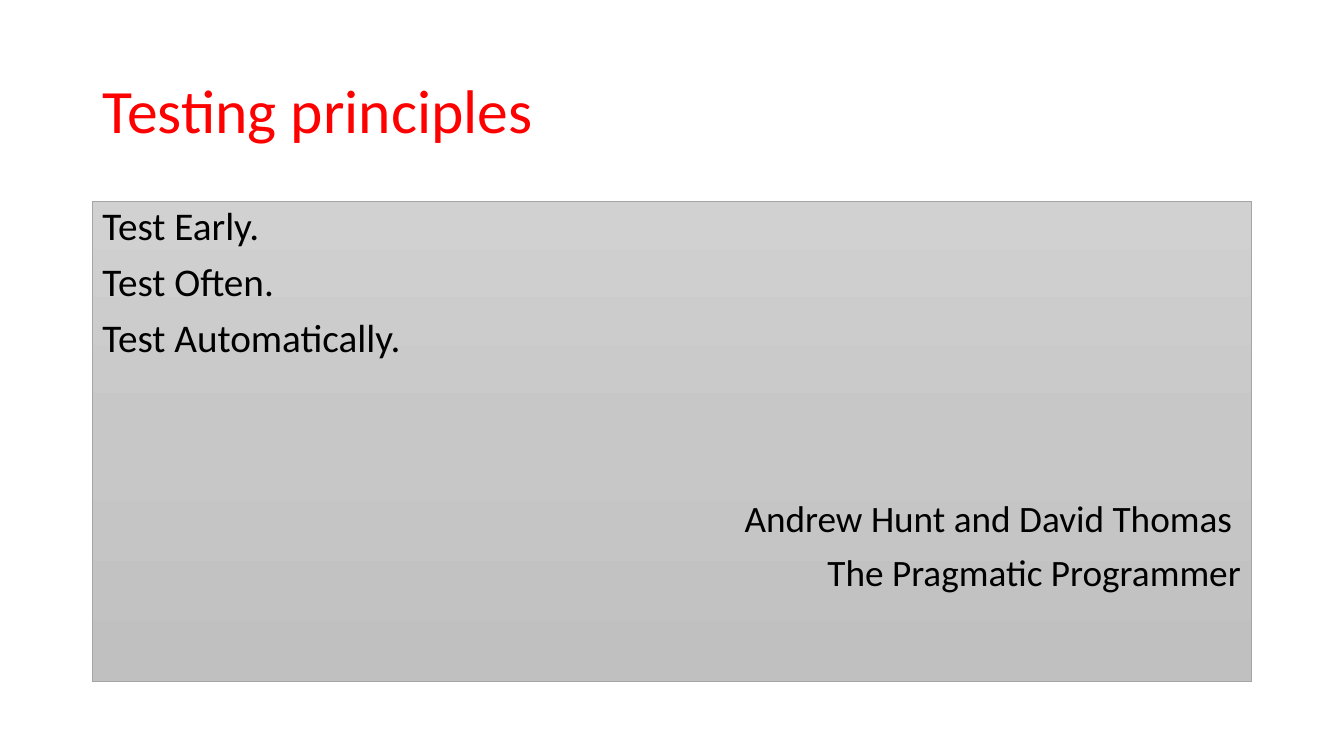
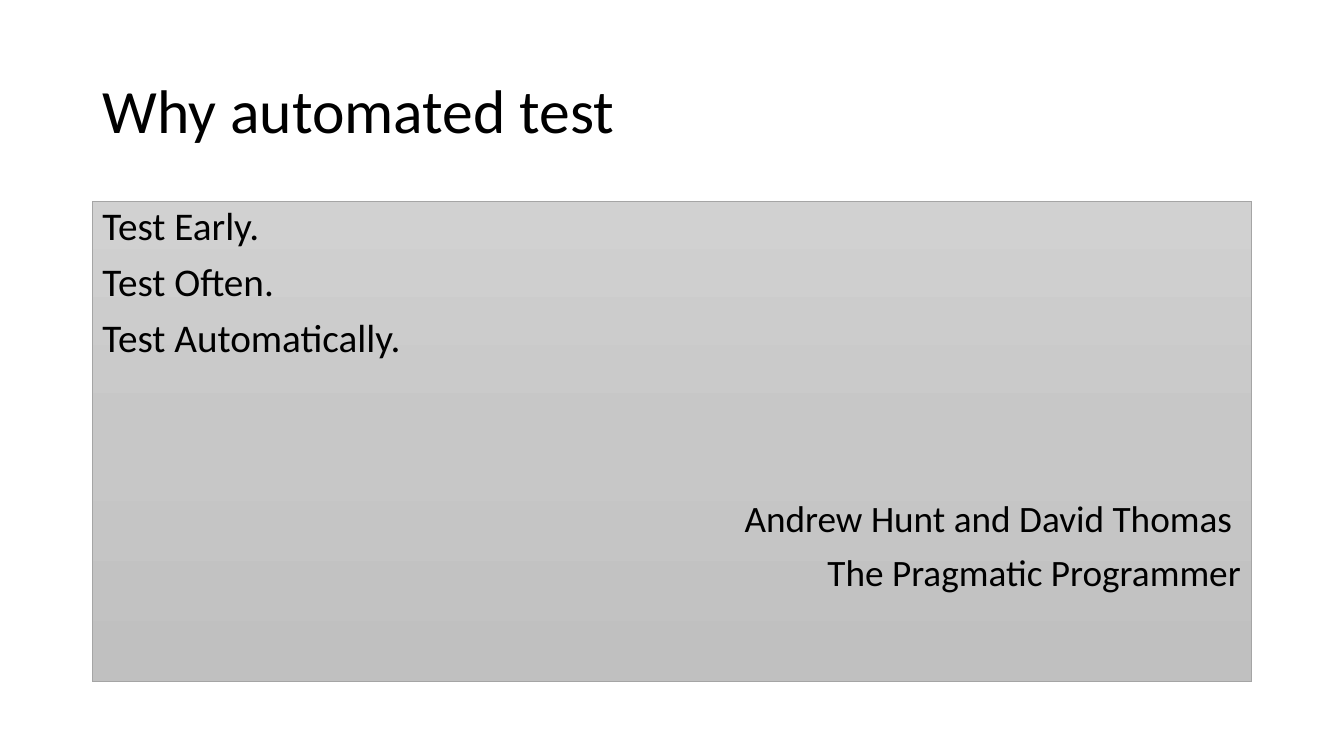
Before and after one commit to SunilPrasad/GithubRepo, a slide deck: slide 6 of TDDExamples/Persentation/TDD.pptx. Drawn at 1344x756 pixels with LibreOffice and Linux fonts; fonts in the diff are those of the drawing. Boxes give left, top, right and bottom in pixels: in the first picture for what was removed or moved away, otherwise in the second. Text is boxed around its words. In the diff, an @@ line names an element or a change of style, - is before the commit and + after.

```diff
--- a/TDDExamples/Persentation/TDD.pptx
+++ b/TDDExamples/Persentation/TDD.pptx
@@ title at (x1=102, y1=90, x2=614, y2=143): text changed; text colour #FF0000 to #000000 @@
-Testing principles
+Why automated test
```
Also in this commit, not shown: 2 other slides changed, 1 slide removed.
